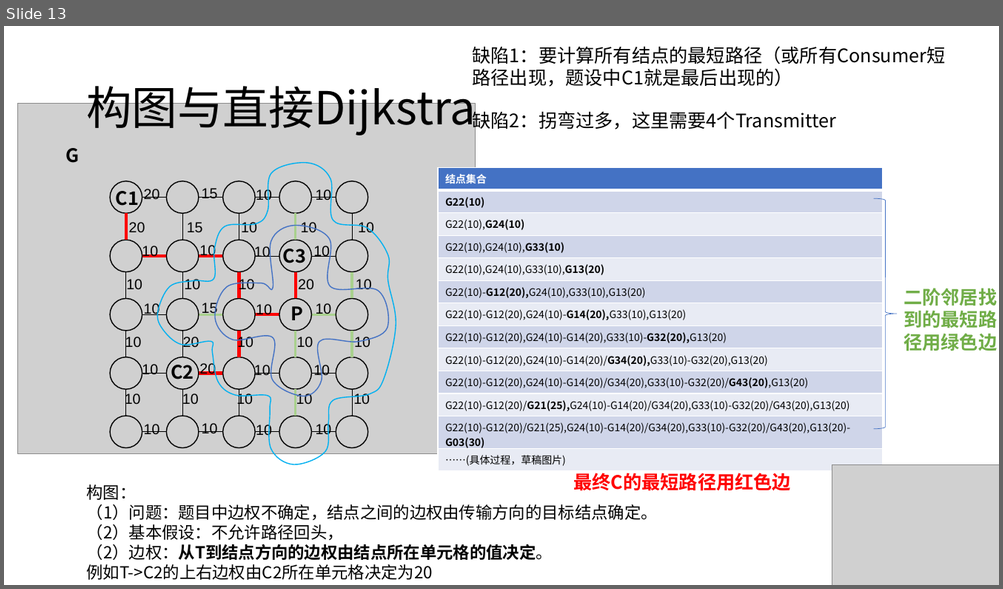
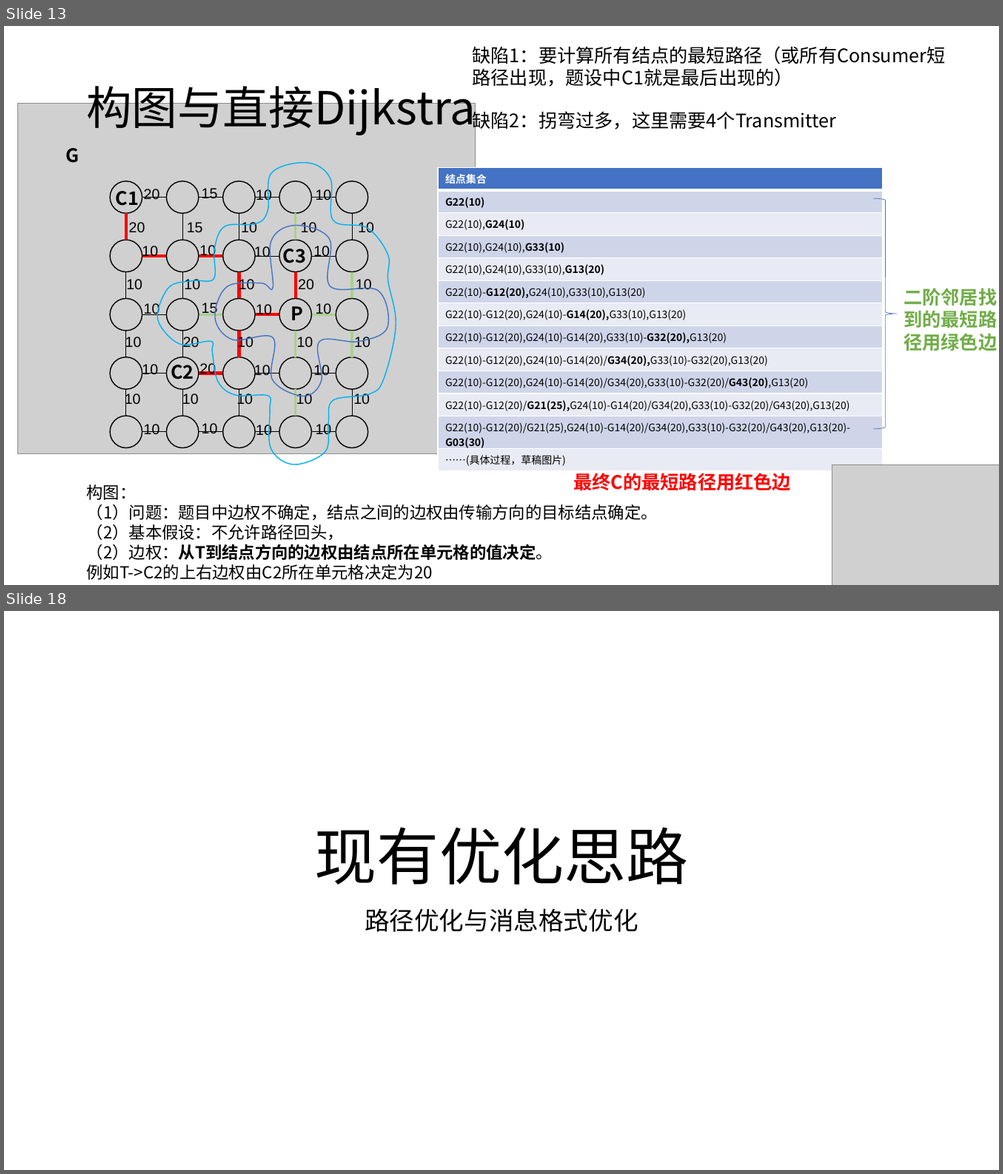
Before and after one commit to HuangDDU/hzy_algorithm, a slide deck: huawei/示例输入输出.pptx. Shown one above the other, each under a label of ours: slide 13 before the commit, slides 13 and 18 after it; the slides between them are not shown. The pictures are 1003x589 and 1003x1174 pixels, drawn with LibreOffice and Linux fonts; fonts in the diff are those of the drawing; grey boxes stand for pictures. Boxes give left, top, right and bottom in pixels: in the first picture for what was removed or moved away, otherwise in the second. Text is boxed around its words. In the diff, an @@ line names an element or a change of style, - is before the commit and + after.

Commit message:
23_12_18地图构建与最短路径

```diff
--- a/huawei/示例输入输出.pptx
+++ b/huawei/示例输入输出.pptx
@@ slide 18 added at <box>4,611,999,1170</box>, background #FFFFFF @@
@@ title added at <box>315,827,688,885</box>, 60 pt, text #000000 @@
+现有优化思路
@@ subtitle added at <box>364,908,638,932</box>, 24 pt, text #000000 @@
+路径优化与消息格式优化
```
Also in this commit, not shown: 3 slides changed, 5 other slides added, 6 other files.
